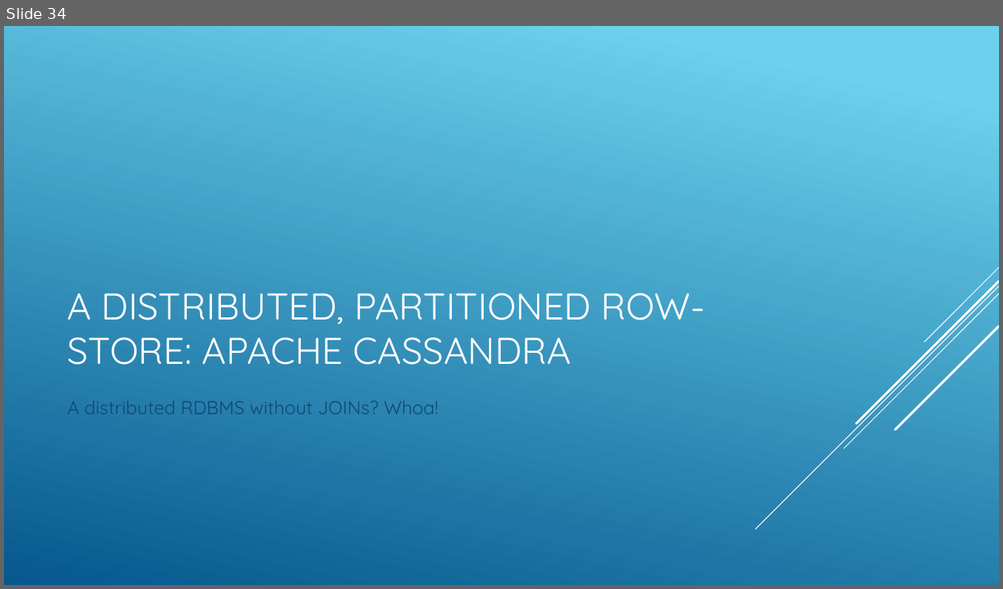
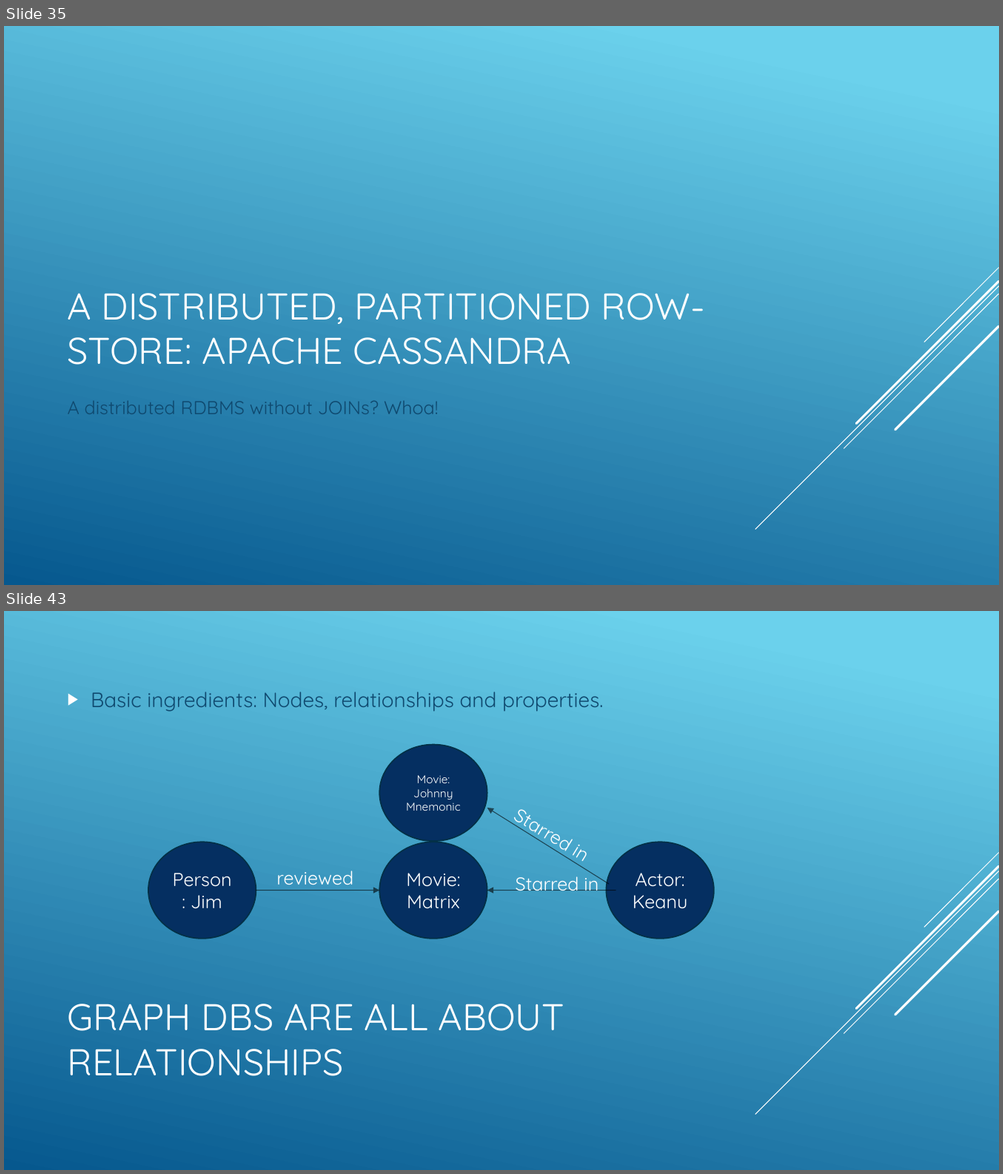
Before and after one commit to jbreyer/Polyglot, a slide deck: Polyglot Persistence and NOSQL.pptx. Shown one above the other, each under a label of ours: slide 34 before the commit, slides 35 and 43 after it; the slides between them are not shown. The pictures are 1003x589 and 1003x1174 pixels, drawn with LibreOffice and Linux fonts; fonts in the diff are those of the drawing. Boxes give left, top, right and bottom in pixels: in the first picture for what was removed or moved away, otherwise in the second. Text is boxed around its words. In the diff, an @@ line names an element or a change of style, - is before the commit and + after.

```diff
--- a/Polyglot Persistence and NOSQL.pptx
+++ b/Polyglot Persistence and NOSQL.pptx
@@ slide 43 added at [4,611,999,1170], background gradient #6ED2EB to #06588E; not listed: 5 template elements that a slide beside it also shows @@
@@ text added at [91,692,603,712], 20 pt, text #0F496F @@
+▶ Basic ingredients: Nodes, relationships and properties.
@@ ellipse added at [379,744,486,842], fill #052F61, outline #043148 1.25 pt, 11 pt, text #FFFFFF @@
+Movie: Johnny Mnemonic
@@ arrow added from (609, 884) to (487, 808), #000000 0.75 pt @@
@@ ellipse added at [148,843,256,940], fill #052F61, outline #043148 1.25 pt, 18 pt, text #FFFFFF @@
+Person: Jim
@@ ellipse added at [379,843,486,940], fill #052F61, outline #043148 1.25 pt, 18 pt, text #FFFFFF @@
+Movie: Matrix
@@ text added at [571,839,583,862], 18 pt, text #FFFFFF @@
+Starred in
@@ ellipse added at [606,843,714,940], fill #052F61, outline #043148 1.25 pt, 18 pt, text #FFFFFF @@
+Actor: Keanu
@@ text added at [276,871,353,886], 18 pt, text #FFFFFF @@
+reviewed
@@ text added at [515,871,598,891], 18 pt, text #FFFFFF @@
+Starred in
@@ arrow added from (256, 891) to (379, 891), #000000 0.75 pt @@
@@ arrow added from (616, 891) to (487, 891), #000000 0.75 pt @@
@@ title added at [68,1004,564,1076], 36 pt, text #FFFFFF @@
+GRAPH DBS ARE ALL ABOUT RELATIONSHIPS
@@ what was slide 34 is now slide 35 @@
```
Also in this commit, not shown: 6 slides changed, 19 other slides added, 1 slide removed.
